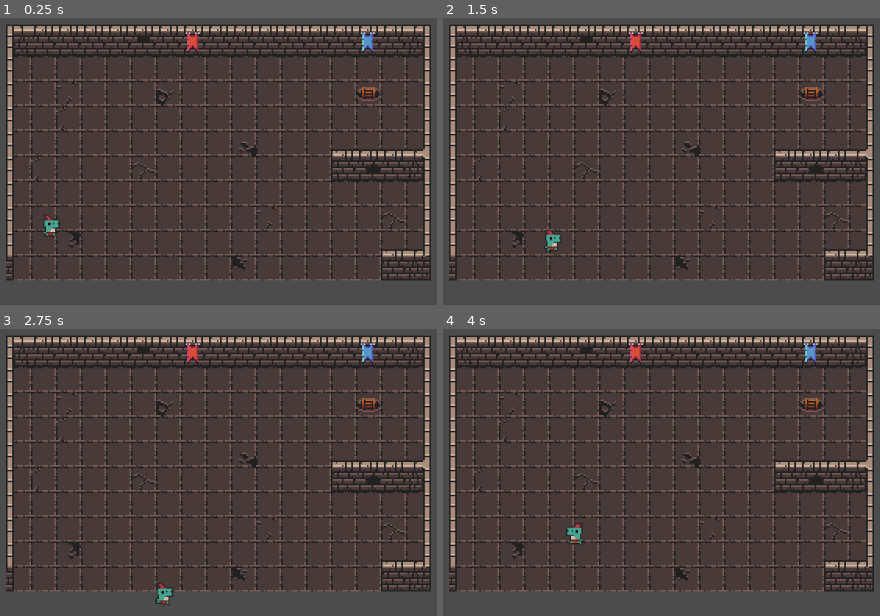
Above: before the commit, frames 1-4 (two rows, left to right).
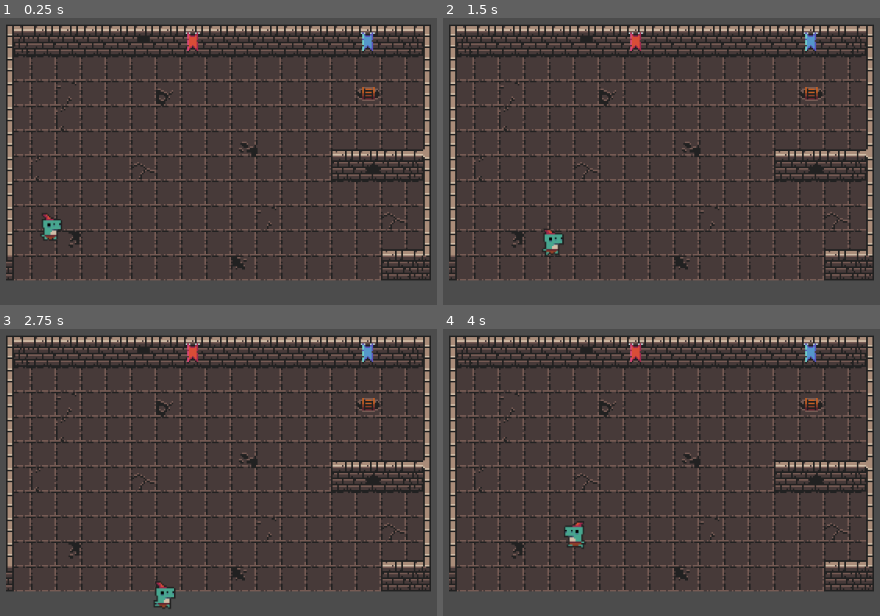
Above: after the commit, the same moments.

Repository: astafford2/Sticky-n-Stoned
Game: Godot game, scene res://src/Testing.tscn
The game is run twice, just before and just after one commit, with the same random seed, the same clock (stepped at 60 frames per second) and the same inputs. The project has no main scene, so this scene is started directly.
Inputs:
- Up to frame 1 (0.25 s): no input
- Up to frame 2 (1.5 s): tap Enter at 0.5 s; hold D (move_right) 0.53-1.28 s; hold S (move_down) from 1.28 s (still down)
- Up to frame 3 (2.75 s): release S (move_down) at 2.03 s; hold D (move_right) from 2.03 s (still down)
- Up to frame 4 (4 s): release D (move_right) at 2.78 s; hold W (move_up) 2.78-3.53 s; hold A (move_left) from 3.53 s (still down)

The runs differ from the first frame. In frame 1, 0.2% of the frame differs, in the area x 9-15%, y 67-78%; in frame 2, 0.2%; in frame 3, 0.2%; in frame 4, 0.2%, in the area x 27-33%, y 66-77%.

Commit message:
Resize player shape for resized asset

Diff:
--- a/project/src/characters/Player.tscn
+++ b/project/src/characters/Player.tscn
@@ -30,18 +30,18 @@
 } ]
 
 [sub_resource type="CapsuleShape2D" id=1]
-radius = 8.23483
-height = 1.8049
+radius = 18.405
+height = 8.68834
 
 [node name="Player" type="KinematicBody2D"]
 scale = Vector2( 0.75, 0.75 )
 script = ExtResource( 2 )
 
 [node name="PlayerSprite" type="AnimatedSprite" parent="."]
+scale = Vector2( 1.25, 1.25 )
 frames = SubResource( 11 )
 animation = "hit"
 
 [node name="PlayerShape" type="CollisionShape2D" parent="."]
-visible = false
 position = Vector2( 0.280609, 3.92863 )
 shape = SubResource( 1 )
